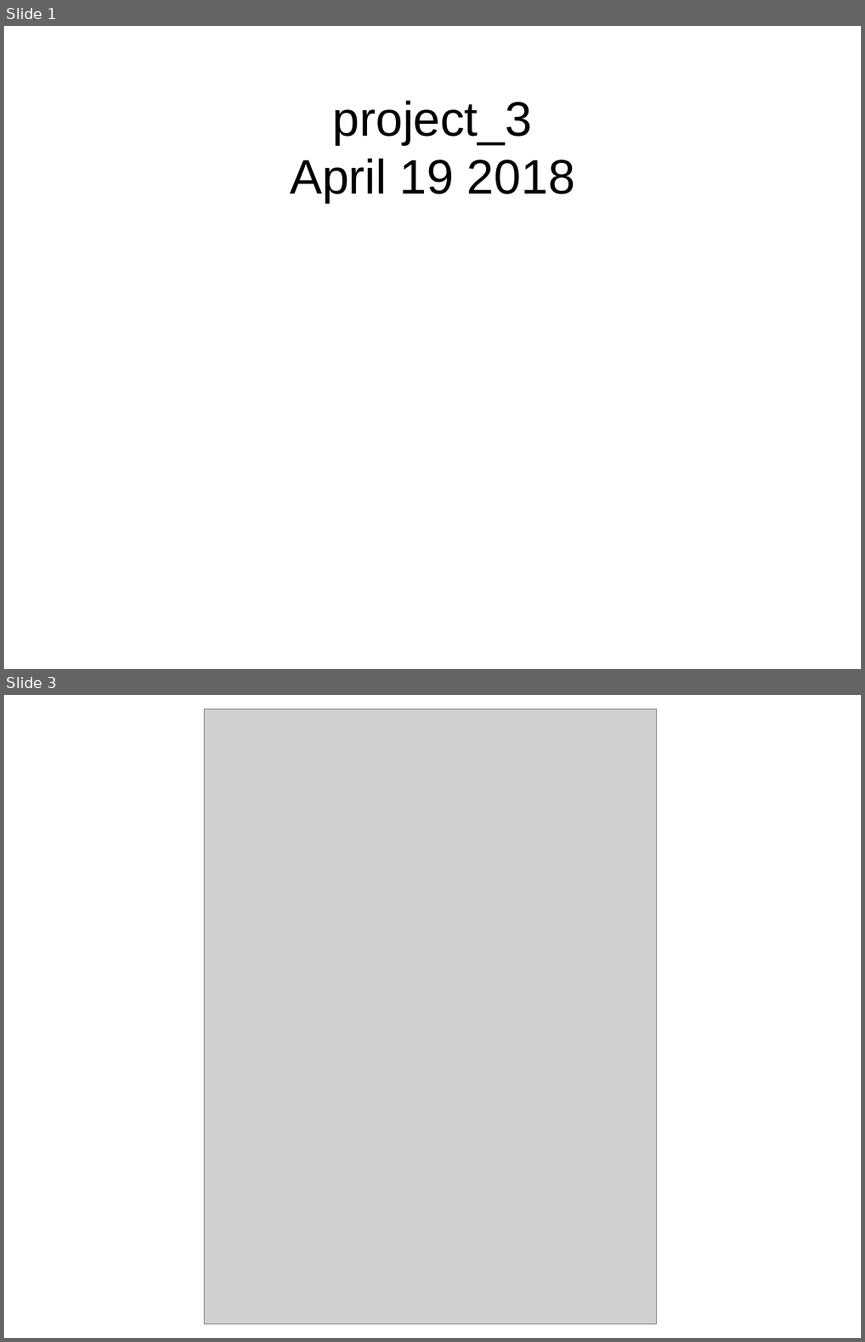
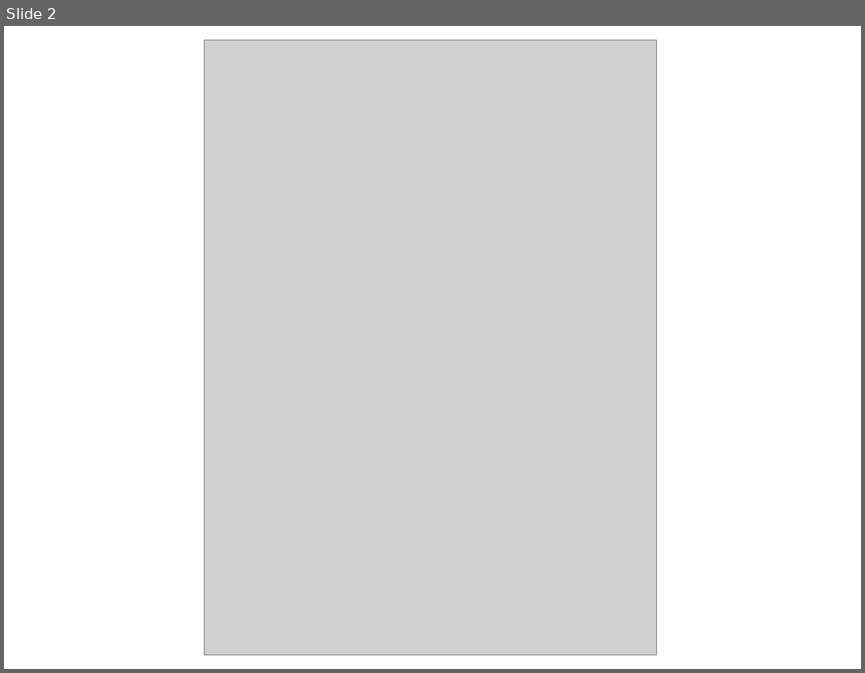
Before and after one commit to LaureenPerrin/project3, a slide deck: maquettes/maquettes_mobile_desktop_project_3.ppt. Shown one above the other, each under a label of ours: slides 1 and 3 before the commit, slide 2 after it; the slides between them are not shown. The pictures are 865x1342 and 865x673 pixels, drawn with LibreOffice and Linux fonts; fonts in the diff are those of the drawing; grey boxes stand for pictures. Boxes give left, top, right and bottom in pixels: in the first picture for what was removed or moved away, otherwise in the second. Text is boxed around its words. In the diff, an @@ line names an element or a change of style, - is before the commit and + after.

```diff
--- a/maquettes/maquettes_mobile_desktop_project_3.ppt
+++ b/maquettes/maquettes_mobile_desktop_project_3.ppt
@@ slide 1 removed at (4,26,861,669), background #FFFFFF @@
@@ text removed at (290,100,575,203) @@
-project_3
-April 19 2018
@@ what was slide 3 is now slide 2 @@
```
Also in this commit, not shown: 1 slide added, 1 other slide removed, 6 other files.
